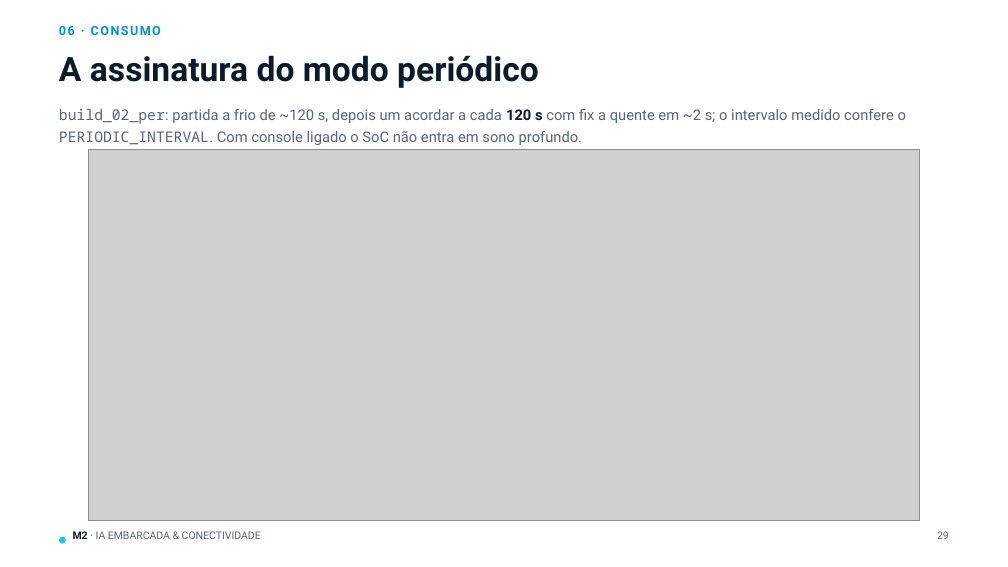
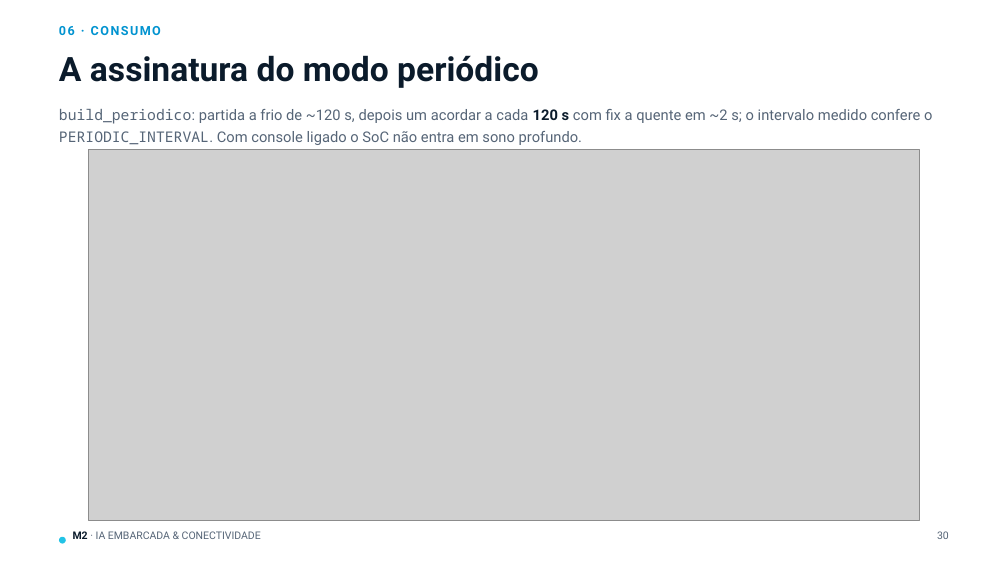
Before and after one commit to joaodullius/nrf-manaus-2, a slide deck: slide 30 of doc/gnss/M2-07_GNSS_nRF9151.pptx (slide 29 before the commit). Drawn at 1008x567 pixels with LibreOffice and Linux fonts; fonts in the diff are those of the drawing; grey boxes stand for pictures. Boxes give left, top, right and bottom in pixels: in the first picture for what was removed or moved away, otherwise in the second. Text is boxed around its words. In the diff, an @@ line names an element or a change of style, - is before the commit and + after.

```diff
--- a/doc/gnss/M2-07_GNSS_nRF9151.pptx
+++ b/doc/gnss/M2-07_GNSS_nRF9151.pptx
@@ text at (59,109,932,145): text changed @@
-build_02_per: partida a frio de ~120 s, depois um acordar a cada 120 s com fix a quente em ~2 s; o intervalo medido confere o PERIODIC_INTERVAL. Com console ligado o SoC não entra em sono profundo.
+build_periodico: partida a frio de ~120 s, depois um acordar a cada 120 s com fix a quente em ~2 s; o intervalo medido confere o PERIODIC_INTERVAL. Com console ligado o SoC não entra em sono profundo.
```
Also in this commit, not shown: 26 other slides changed, 1 slide added, 44 other files.
